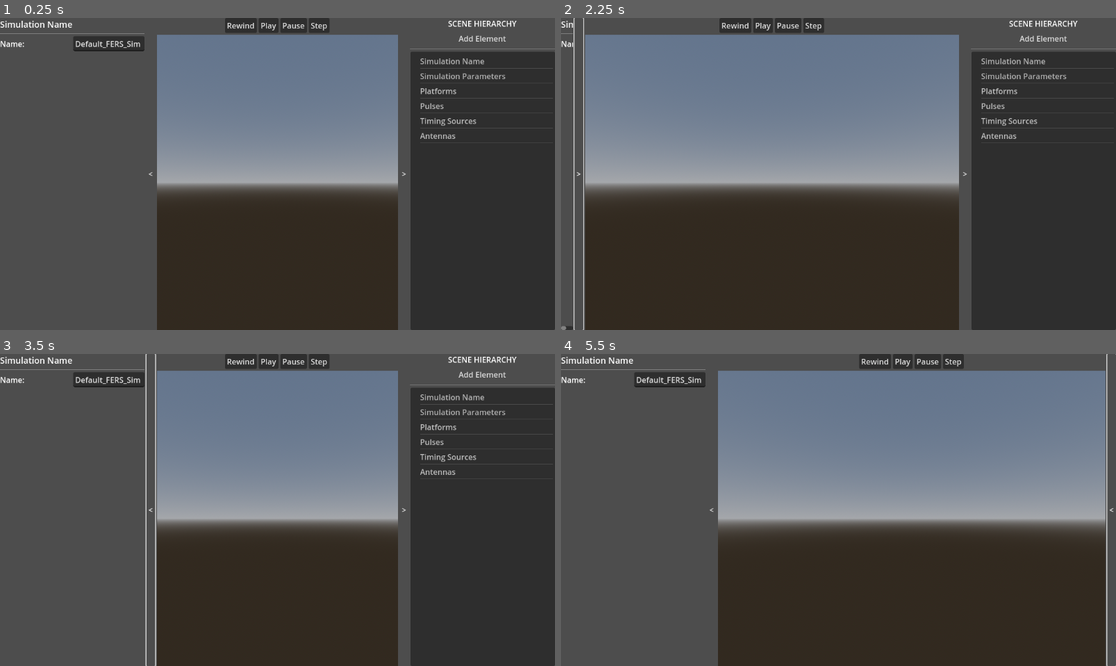
Above: before the commit, frames 1-4 (two rows, left to right).
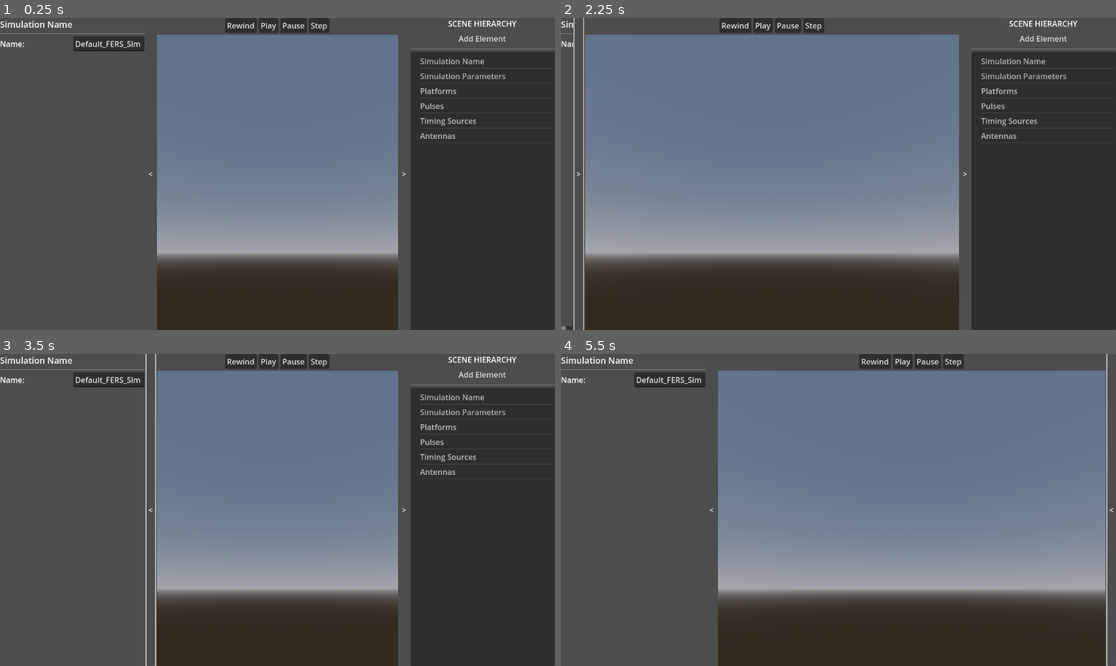
Above: after the commit, the same moments.

Repository: the-user-created/FERS_UI
Game: Godot game, scene res://scenes/main.tscn
The game is run twice, just before and just after one commit, with the same random seed, the same clock (stepped at 60 frames per second) and the same inputs.
Inputs:
- Up to frame 1 (0.25 s): no input
- Up to frame 2 (2.25 s): click "Play" at 0.5 s; click "Play" at 1.25 s; click "<" at 2 s
- Up to frame 3 (3.5 s): click ">" at 2.75 s
- Up to frame 4 (5.5 s): click "Rewind" at 3.5 s; click "Step" at 4.25 s; click ">" at 5 s

The runs differ from the first frame. In frame 1, 17% of the frame differs, in the area x 28-72%, y 39-80%; in frame 2, 26%; in frame 3, 17%; in frame 4, 27%, in the area x 28-99%, y 39-81%.

Commit message:
feat: implement camera control functionality

Diff:
--- a/scripts/main.gd
+++ b/scripts/main.gd
@@ -10,6 +10,7 @@
 @onready var right_sidebar: Control = %right_sidebar
 @onready var toggle_left_sidebar_button: Button = %toggle_left_sidebar_button
 @onready var toggle_right_sidebar_button: Button = %toggle_right_sidebar_button
+@onready var world_3d_view: World3DView = %world_3d_view
 
 
 # --- GODOT VIRTUAL METHODS ---
@@ -17,6 +18,7 @@
 	# Connect local UI interaction signals
 	toggle_left_sidebar_button.pressed.connect(_on_toggle_left_sidebar_button_pressed)
 	toggle_right_sidebar_button.pressed.connect(_on_toggle_right_sidebar_button_pressed)
+	right_sidebar.camera_focus_requested.connect(_on_camera_focus_requested)
 
 	# Set initial UI state
 	toggle_left_sidebar_button.text = "<" if left_sidebar.visible else ">"
@@ -33,6 +35,10 @@
 
 func _on_toggle_right_sidebar_button_pressed() -> void:
 	_toggle_sidebar(right_sidebar, toggle_right_sidebar_button, false)
+
+
+func _on_camera_focus_requested(element_id: String) -> void:
+	world_3d_view.focus_on_element(element_id)
 
 
 # --- PRIVATE HELPER METHODS ---
--- a/scripts/ui/right_sidebar_panel.gd
+++ b/scripts/ui/right_sidebar_panel.gd
@@ -1,5 +1,7 @@
 class_name RightSidebarPanel
 extends VBoxContainer
+
+signal camera_focus_requested(element_id: String)
 
 @onready var scenario_tree: Tree = %scenario_tree
 
@@ -20,6 +22,7 @@
 	scenario_tree.columns = 1
 	scenario_tree.hide_root = true
 	scenario_tree.item_selected.connect(_on_scenario_tree_item_selected)
+	scenario_tree.item_activated.connect(_on_scenario_tree_item_activated)
 
 	var tree_root: TreeItem = scenario_tree.create_item()
 
@@ -78,6 +81,16 @@
 		if metadata and metadata.has("id"):
 			# Instead of emitting a signal, we notify the central data store.
 			SimData.set_selected_element_id(metadata.id)
+
+
+func _on_scenario_tree_item_activated() -> void:
+	var activated_item: TreeItem = scenario_tree.get_selected()
+	if not is_instance_valid(activated_item):
+		return
+
+	var metadata: Dictionary = activated_item.get_metadata(0)
+	if metadata and metadata.get("type") == "platform":
+		emit_signal("camera_focus_requested", metadata.get("id"))
 
 
 func _on_add_menu_id_pressed(id: int) -> void:
--- a/scripts/views/world_3d_view.gd
+++ b/scripts/views/world_3d_view.gd
@@ -1,7 +1,23 @@
 class_name World3DView
 extends SubViewportContainer
 
+# --- EXPORTS ---
+@export_category("Camera Control")
+@export var rotation_speed: float = 0.004
+@export var pan_speed: float = 0.01
+@export var zoom_speed: float = 1.1
+
+# --- ONREADY VARIABLES ---
 @onready var world_3d_root: Node3D = %world_3d_root
+@onready var camera: Camera3D = %simulation_3d_viewport.get_node("world_3d_root/main_camera_3d")
+
+# --- CAMERA STATE ---
+var _target_position := Vector3.ZERO
+var _camera_distance: float = 12.0
+var _camera_yaw: float = 0.0 # Rotation around Y-axis
+var _camera_pitch: float = deg_to_rad(20.0) # Rotation around X-axis
+var _is_rotating: bool = false
+var _is_panning: bool = false
 
 
 func _ready() -> void:
@@ -108,3 +124,66 @@
 	var platform_node: Node3D = world_3d_root.get_node_or_null(element_id) as Node3D
 	if platform_node:
 		platform_node.queue_free()
+
+
+# --- Camera Control ---
+func _gui_input(event: InputEvent) -> void:
+	if event is InputEventMouseButton:
+		var mouse_event := event as InputEventMouseButton
+		if mouse_event.button_index == MOUSE_BUTTON_RIGHT:
+			_is_rotating = mouse_event.is_pressed()
+			get_viewport().set_input_as_handled()
+		elif mouse_event.button_index == MOUSE_BUTTON_MIDDLE:
+			_is_panning = mouse_event.is_pressed()
+			get_viewport().set_input_as_handled()
+		elif mouse_event.is_pressed():
+			if mouse_event.button_index == MOUSE_BUTTON_WHEEL_UP:
+				_camera_distance = max(0.1, _camera_distance / zoom_speed)
+				get_viewport().set_input_as_handled()
+			elif mouse_event.button_index == MOUSE_BUTTON_WHEEL_DOWN:
+				_camera_distance *= zoom_speed
+				get_viewport().set_input_as_handled()
+
+	if event is InputEventMouseMotion:
+		var motion_event := event as InputEventMouseMotion
+		if _is_rotating:
+			_camera_yaw -= motion_event.relative.x * rotation_speed
+			_camera_pitch = clamp(_camera_pitch - motion_event.relative.y * rotation_speed, -PI / 2.0 + 0.01, PI / 2.0 - 0.01)
+			get_viewport().set_input_as_handled()
+		elif _is_panning:
+			# Use camera's basis vectors to pan relative to view
+			var right := camera.global_transform.basis.x
+			var up := camera.global_transform.basis.y
+			_target_position -= right * motion_event.relative.x * pan_speed
+			_target_position += up * motion_event.relative.y * pan_speed
+			get_viewport().set_input_as_handled()
+
+
+func _process(_delta: float) -> void:
+	# This ensures that if the mouse button is released outside the viewport,
+	# we stop panning/rotating.
+	if _is_rotating and not Input.is_mouse_button_pressed(MOUSE_BUTTON_RIGHT):
+		_is_rotating = false
+	if _is_panning and not Input.is_mouse_button_pressed(MOUSE_BUTTON_MIDDLE):
+		_is_panning = false
+
+	_update_camera_transform()
+
+
+func _update_camera_transform() -> void:
+	if not is_instance_valid(camera):
+		return
+	camera.transform.basis = Basis() # Reset rotation
+	camera.position = _target_position
+	camera.rotate_object_local(Vector3.UP, _camera_yaw)
+	camera.rotate_object_local(Vector3.RIGHT, _camera_pitch)
+	camera.translate_object_local(Vector3(0, 0, _camera_distance))
+
+
+func focus_on_element(element_id: String) -> void:
+	var platform_node := world_3d_root.get_node_or_null(element_id) as Node3D
+	if not is_instance_valid(platform_node):
+		return
+
+	var tween := create_tween().set_trans(Tween.TRANS_SINE).set_ease(Tween.EASE_OUT)
+	tween.tween_property(self, "_target_position", platform_node.position, 0.5)
